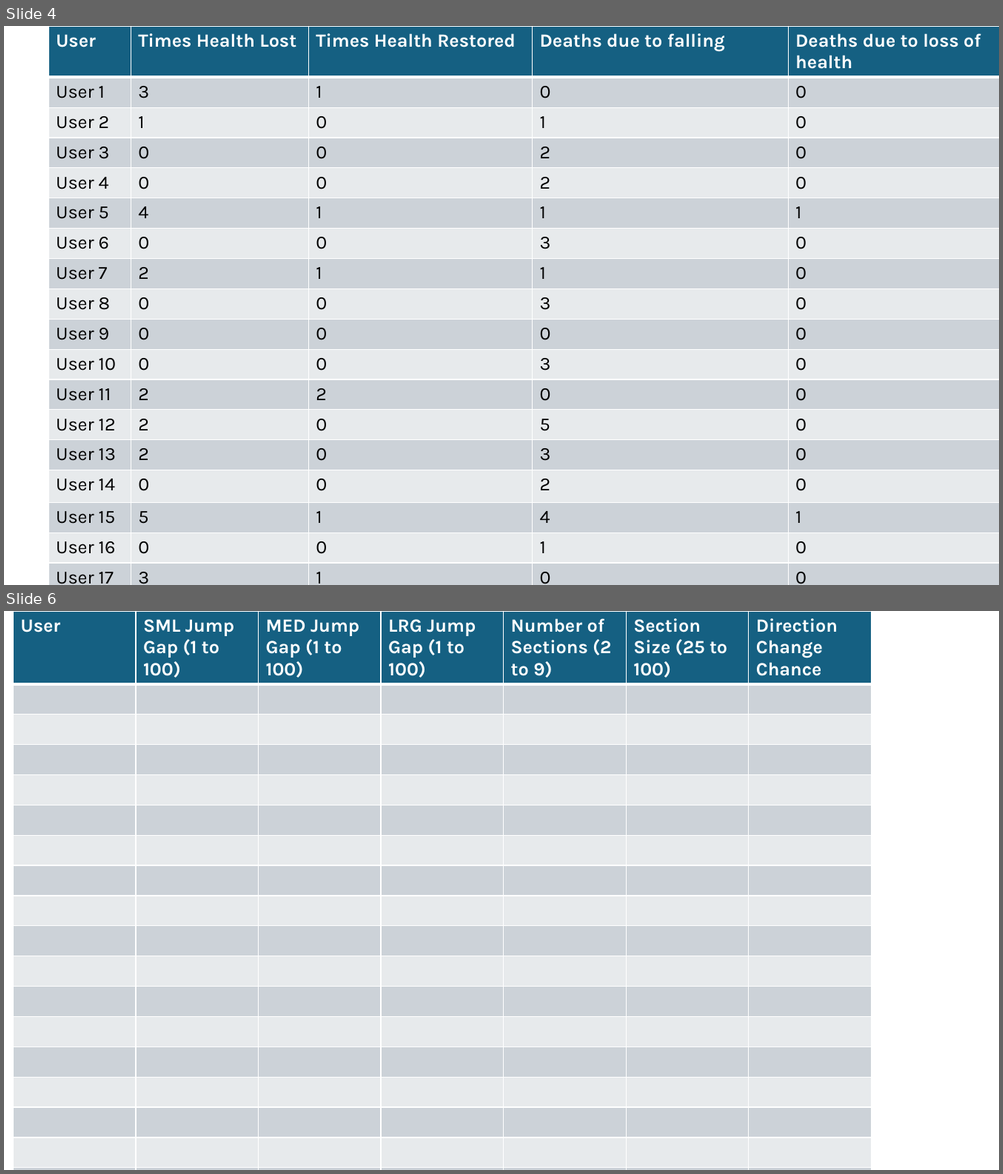
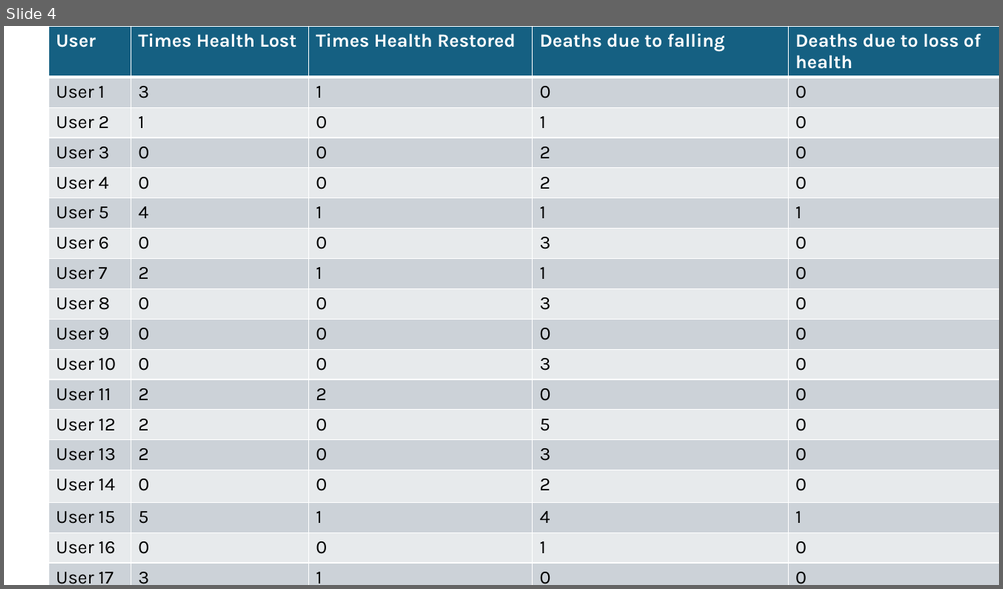
Before and after one commit to jerryf276/Honours-Project-PCG-of-3D-Platformers-, a slide deck: Documents/Diagrams for Dissertation/Tables of text responses.pptx. Shown one above the other, each under a label of ours: slides 4 and 6 before the commit, slide 4 after it; the slides between them are not shown. The pictures are 1003x1174 and 1003x589 pixels, drawn with LibreOffice and Linux fonts; fonts in the diff are those of the drawing. Boxes give left, top, right and bottom in pixels: in the first picture for what was removed or moved away, otherwise in the second. Text is boxed around its words. In the diff, an @@ line names an element or a change of style, - is before the commit and + after.

```diff
--- a/Documents/Diagrams for Dissertation/Tables of text responses.pptx
+++ b/Documents/Diagrams for Dissertation/Tables of text responses.pptx
@@ slide 6 removed at (4,611,999,1170), background #FFFFFF @@
@@ table removed at (13,611,870,1170), 19 rows, 7 columns @@
-User | SML Jump Gap (1 to 100) | MED Jump Gap (1 to 100) | LRG Jump Gap (1 to 100) | Number of Sections (2 to 9) | Section Size (25 to 100) | Direction Change Chance
- |  |  |  |  |  | 
- |  |  |  |  |  | 
- |  |  |  |  |  | 
- |  |  |  |  |  | 
- |  |  |  |  |  | 
- |  |  |  |  |  | 
- |  |  |  |  |  | 
- |  |  |  |  |  | 
- |  |  |  |  |  | 
- |  |  |  |  |  | 
- |  |  |  |  |  | 
- |  |  |  |  |  | 
- |  |  |  |  |  | 
- |  |  |  |  |  | 
- |  |  |  |  |  | 
- |  |  |  |  |  | 
- |  |  |  |  |  | 
- |  |  |  |  |  | 
```
Also in this commit, not shown: 1 slide changed, 4 slides added, 1 other file.
